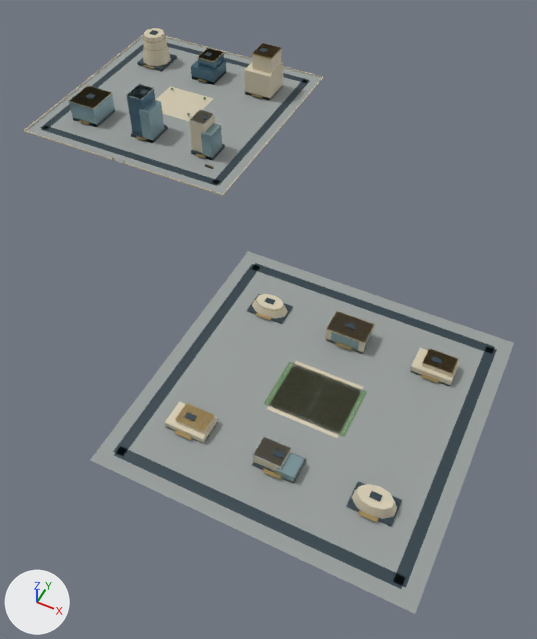
Before and after pictures for a commit that changed the glTF model web/public/assets/3d/ampliworld/GC-CITY-2030/GC-TILE-18-18.glb.
One viewpoint serves both versions: a 50 mm camera at (8373.0, -3647.0, 643.0) aimed at (8089.0, -3080.0, -66.0). Every picture has the same lights, and +X, +Y and +Z are marked at lower left. The older version comes first. Where no turn or scale is listed for an object, it has been applied to the vertices. Vertices at exactly the same position are counted once.

Names of what the first picture shows: 'GC-TILE-18-18-blue', 'GC-TILE-18-18-dark', 'GC-TILE-18-18-field', 'GC-TILE-18-18-glass', 'GC-TILE-18-18-gold', 'GC-TILE-18-18-ivory', 'GC-TILE-18-18-leaf', 'GC-TILE-18-18-paving', 'GC-TILE-18-18-white'.
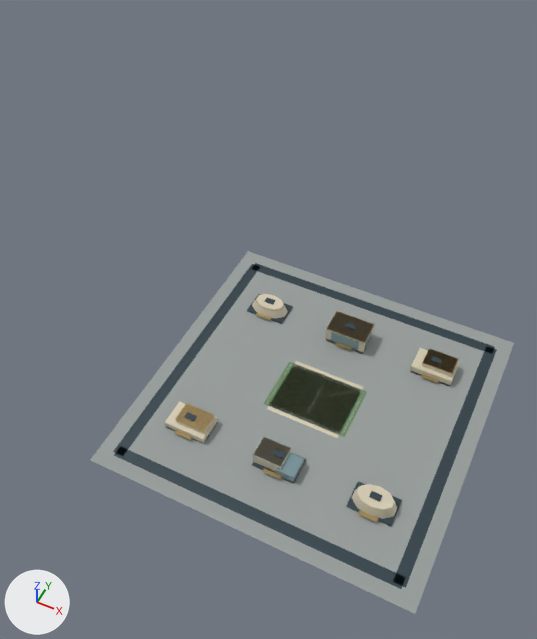
Not visible in the pictures: 'GC-TILE-18-18-wood'.

Boxes [x1, y1, x2, y2] around the edits, measured in the pictures (537 x 639 px):
'GC-TILE-18-18-paving', reshaped (13% narrower, 37% shorter)
    before: [26, 37, 514, 614]
    after: [90, 251, 514, 614]
'GC-TILE-18-18-dark', reshaped (16% narrower, 42% shorter)
    before: [41, 30, 497, 589]
    after: [113, 263, 497, 589]
'GC-TILE-18-18-ivory', reshaped (32% narrower, 54% shorter)
    before: [24, 28, 459, 519]
    after: [165, 294, 459, 519]
'GC-TILE-18-18-glass', reshaped
    before: [69, 87, 373, 483]
    after: [275, 329, 373, 483]
'GC-TILE-18-18-gold', reshaped (27% narrower, 54% shorter)
    before: [69, 34, 458, 522]
    after: [174, 298, 458, 522]
'GC-TILE-18-18-blue', deleted (blue)
    before: [127, 49, 226, 135]
'GC-TILE-18-18-white', reshaped (53% narrower, 73% shorter)
    before: [126, 85, 364, 467]
    after: [253, 364, 364, 467]
'GC-TILE-18-18-leaf', deleted
    before: [171, 88, 206, 116]
part 1 of me_mesh_0, deleted
    before: [26, 37, 321, 194]
part 2 of me_mesh_1, deleted
    before: [41, 30, 310, 186]
part 3 of me_mesh_2, deleted
    before: [24, 28, 323, 196]
part 4 of me_mesh_5, deleted
    before: [69, 34, 282, 167]
part 5 of me_mesh_7, deleted
    before: [69, 87, 222, 161]
part 6 of me_mesh_8, deleted
    before: [126, 85, 153, 100]
part 7 of me_mesh_8, deleted
    before: [190, 110, 214, 125]

The change in detail:
me_mesh_0 is used by ob_gc_tile_18_18_paving; location (0.0, 0.0, 0.0).
me_mesh_0 had 16 vertices, 24 faces and spanned x 7621.0..8379.0, y -3379.0..-2621.0, z 0.0.
me_mesh_0 now has 8 vertices, 12 faces and spans x 8041.0..8379.0, y -3379.0..-3041.0, z 0.0.
me_mesh_0 part 1: the loose piece of 8 vertices spanning x 7621.0..7959.0, y -2959.0..-2621.0, z 0.0 is deleted.
me_mesh_1 is used by ob_gc_tile_18_18_dark; location (0.0, 0.0, 0.0).
me_mesh_1 had 264 vertices, 396 faces and spanned x 7636.0..8364.0, y -3364.0..-2636.0, z 0.0..69.0.
me_mesh_1 now has 128 vertices, 192 faces and spans x 8056.0..8364.0, y -3364.0..-3056.0, z 0.0..22.0.
me_mesh_1 part 2: 17 loose pieces with 136 vertices, spanning x 7636.0..7944.0, y -2944.0..-2636.0, z 0.0..69.0, are deleted.
me_mesh_2 is used by ob_gc_tile_18_18_ivory; location (0.0, 0.0, 0.0).
me_mesh_2 had 194 vertices, 312 faces and spanned x 7620.0..8332.0, y -3312.0..-2620.0, z 0.0..68.0.
me_mesh_2 now has 100 vertices, 164 faces and spans x 8088.0..8332.0, y -3312.0..-3104.0, z 0.0..21.0.
me_mesh_2 part 3: 10 loose pieces with 94 vertices, spanning x 7620.0..7960.0, y -2960.0..-2620.0, z 0.0..68.0, are deleted.
me_mesh_5 is used by ob_gc_tile_18_18_gold; location (0.0, 0.0, 0.0).
me_mesh_5 had 438 vertices, 720 faces and spanned x 7668.0..8331.0, y -3316.0..-2676.0, z 0.0..68.0.
me_mesh_5 now has 204 vertices, 348 faces and spans x 8090.0..8331.0, y -3316.0..-3103.0, z 4.0..21.0.
me_mesh_5 part 4: 24 loose pieces with 234 vertices, spanning x 7668.0..7919.0, y -2960.0..-2676.0, z 0.0..68.0, are deleted.
me_mesh_7 is used by ob_gc_tile_18_18_glass; location (0.0, 0.0, 0.0).
me_mesh_7 had 96 vertices, 144 faces and spanned x 7668.0..8233.0, y -3312.0..-2854.0, z 0.0..51.0.
me_mesh_7 now has 40 vertices, 60 faces and spans x 8187.0..8233.0, y -3312.0..-3103.0, z 0.0..18.0.
me_mesh_7 part 5: 7 loose pieces with 56 vertices, spanning x 7668.0..7908.0, y -2902.0..-2854.0, z 0.0..51.0, are deleted.
me_mesh_8 is used by ob_gc_tile_18_18_white; location (0.0, 0.0, 0.0).
me_mesh_8 had 112 vertices, 168 faces and spanned x 7771.0..8254.0, y -3310.0..-2861.0, z 0.0..67.0.
me_mesh_8 now has 96 vertices, 144 faces and spans x 8166.0..8254.0, y -3310.0..-3181.0, z 0.0..15.0.
me_mesh_8 part 6: the loose piece of 8 vertices spanning x 7771.0..7796.0, y -2895.0..-2861.0, z 67.0 is deleted.
me_mesh_8 part 7: the loose piece of 8 vertices spanning x 7872.0..7896.0, y -2893.0..-2863.0, z 54.0..55.0 is deleted.
Object 'GC-TILE-18-18-wood' (ob_gc_tile_18_18_wood) is deleted.
Object 'GC-TILE-18-18-leaf' (ob_gc_tile_18_18_leaf) is deleted.
Object 'GC-TILE-18-18-blue' (ob_gc_tile_18_18_blue) is deleted.
